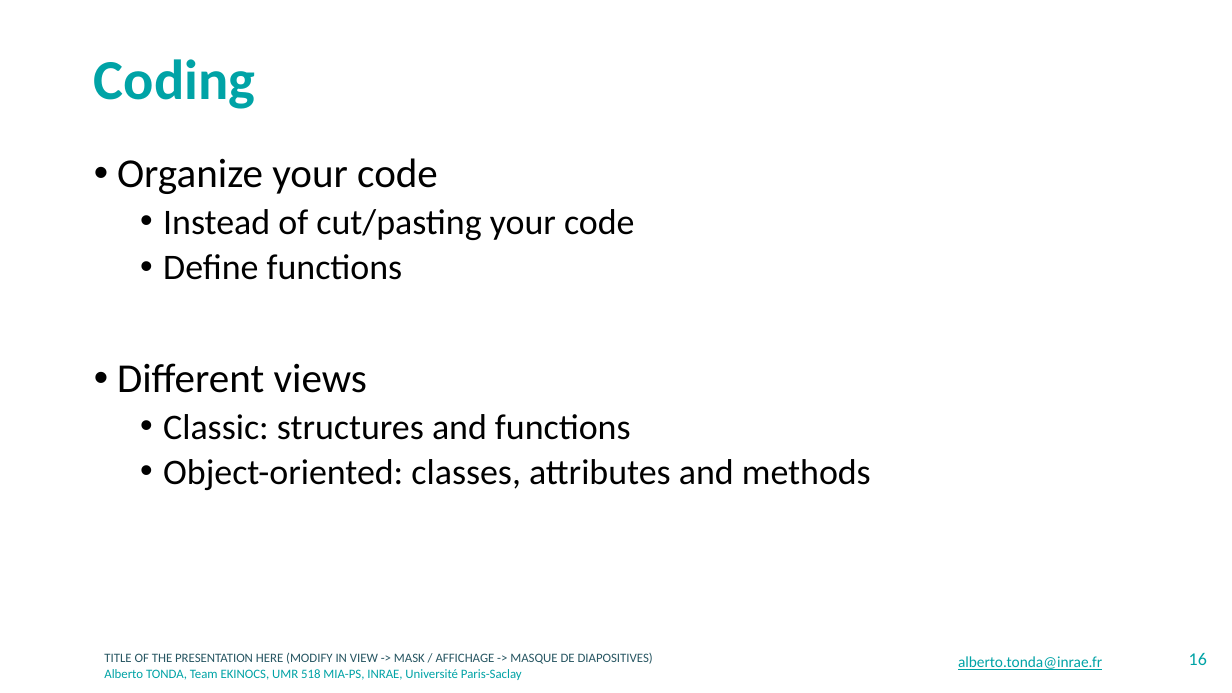
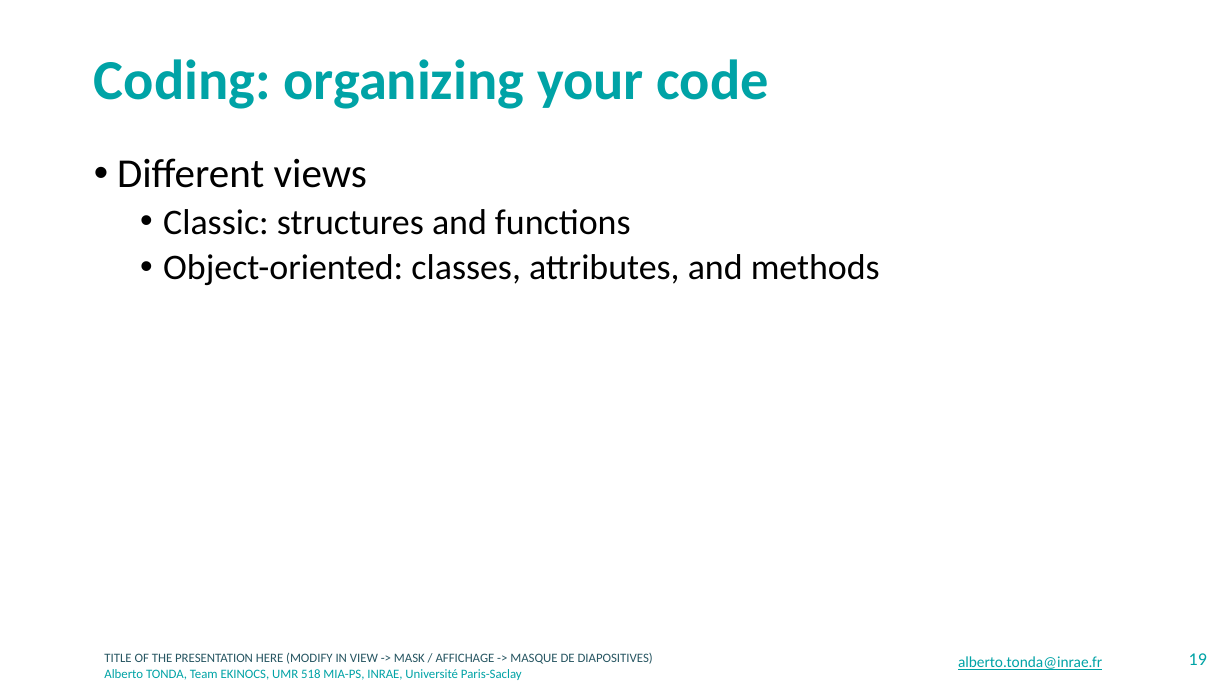
Before and after one commit to albertotonda/teaching, a slide deck: slide 19 of crash-course-on-data-science/coding.pptx (slide 16 before the commit). Drawn at 1232x693 pixels with LibreOffice and Linux fonts; fonts in the diff are those of the drawing; background and template pictures are left out. Boxes give left, top, right and bottom in pixels: in the first picture for what was removed or moved away, otherwise in the second. Text is boxed around its words. In the diff, an @@ line names an element or a change of style, - is before the commit and + after.

Commit message:
Slides updated

```diff
--- a/crash-course-on-data-science/coding.pptx
+++ b/crash-course-on-data-science/coding.pptx
@@ title at bbox=[94, 59, 769, 109]: text changed @@
-Coding
+Coding: organizing your code
@@ text at bbox=[117, 158, 634, 280]: paragraphs removed @@
-• Organize your code
-  • Instead of cut/pasting your code
-  • Define functions
@@ text at bbox=[163, 254, 880, 285]: text changed @@
-  • Object-oriented: classes, attributes and methods
+  • Object-oriented: classes, attributes, and methods
@@ page number at bbox=[1189, 653, 1207, 665]: text changed @@
-16
+19
```
Also in this commit, not shown: 2 other slides changed, 3 slides added, 2 other files.
